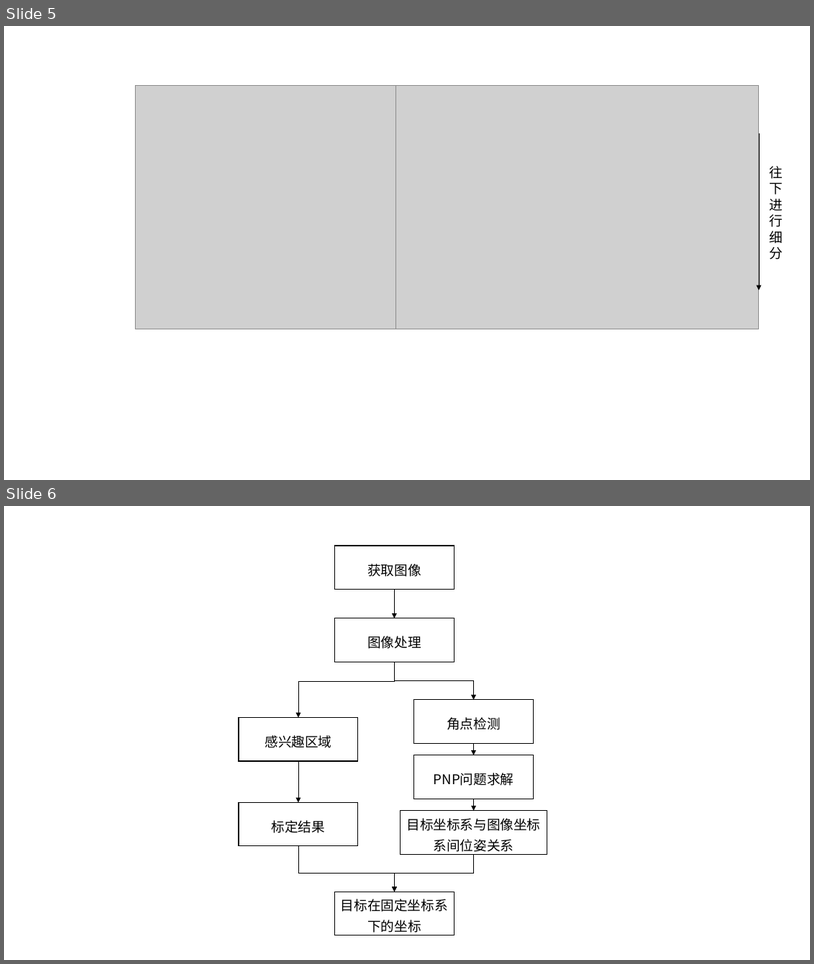
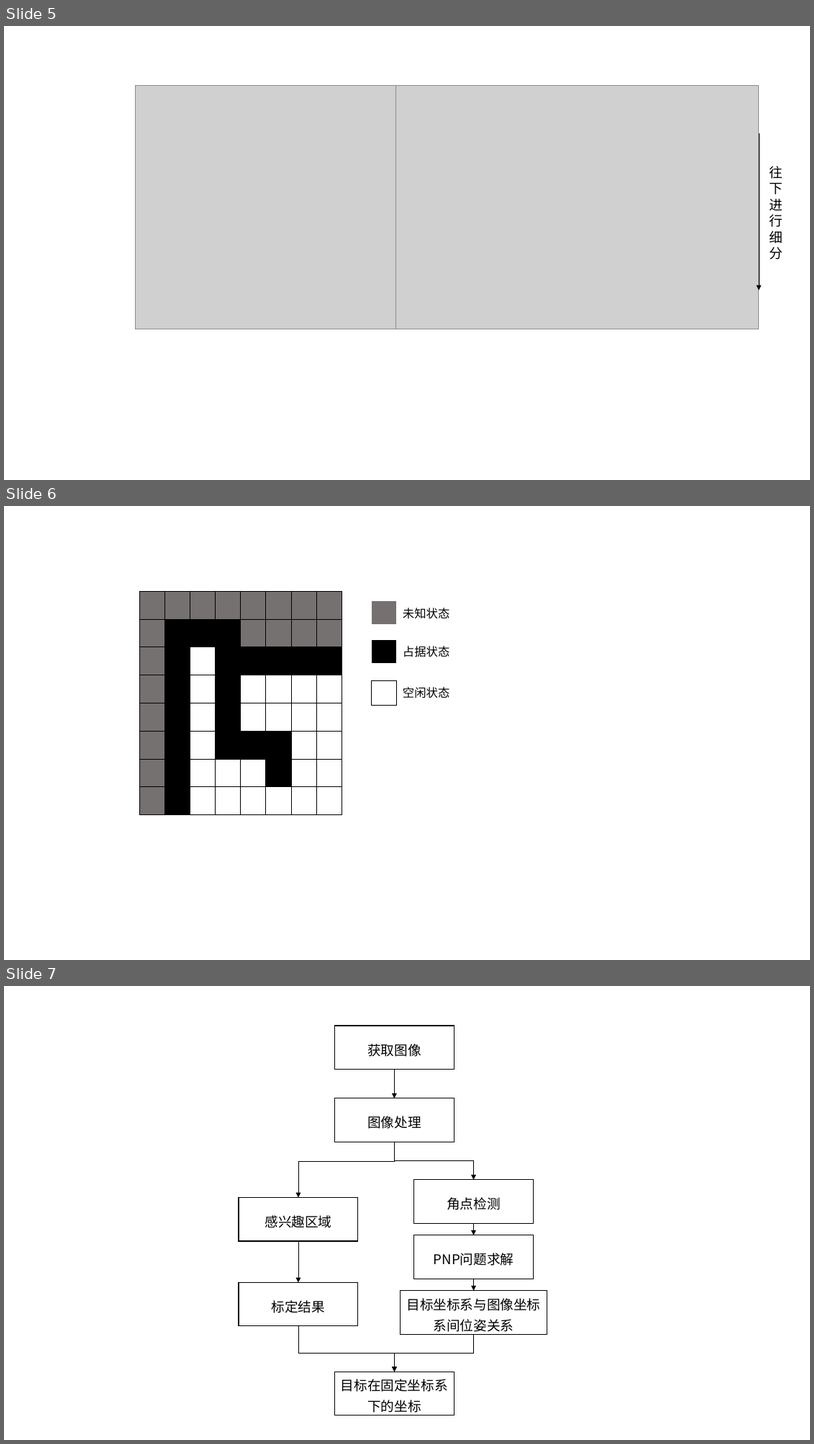
Before and after one commit to ghowoght/motion-planning, a slide deck: 框图.pptx. Shown one above the other, each under a label of ours: slides 5 and 6 before the commit, slides 5, 6 and 7 after it. The pictures are 814x964 and 814x1444 pixels, drawn with LibreOffice and Linux fonts; fonts in the diff are those of the drawing; grey boxes stand for pictures. Boxes give left, top, right and bottom in pixels: in the first picture for what was removed or moved away, otherwise in the second. Text is boxed around its words. In the diff, an @@ line names an element or a change of style, - is before the commit and + after.

```diff
--- a/框图.pptx
+++ b/框图.pptx
@@ slide 6 added at box(4, 506, 810, 960), background #FFFFFF @@
@@ table added at box(139, 591, 343, 788), 8 rows, 8 columns @@
+ |  |  |  |  |  |  | 
+ |  |  |  |  |  |  | 
+ |  |  |  |  |  |  | 
+ |  |  |  |  |  |  | 
+ |  |  |  |  |  |  | 
+ |  |  |  |  |  |  | 
+ |  |  |  |  |  |  | 
+ |  |  |  |  |  |  | 
@@ table added at box(372, 601, 396, 626), 1 rows, 1 columns @@
+
@@ text added at box(403, 608, 450, 619), 14 pt, text #000000 @@
+未知状态
@@ table added at box(372, 640, 396, 664), 1 rows, 1 columns @@
+
@@ text added at box(403, 646, 450, 657), 14 pt, text #000000 @@
+占据状态
@@ table added at box(372, 680, 396, 705), 1 rows, 1 columns @@
+
@@ text added at box(403, 687, 450, 698), 14 pt, text #000000 @@
+空闲状态
@@ what was slide 6 is now slide 7 @@
```
Also in this commit, not shown: 2 other files.
